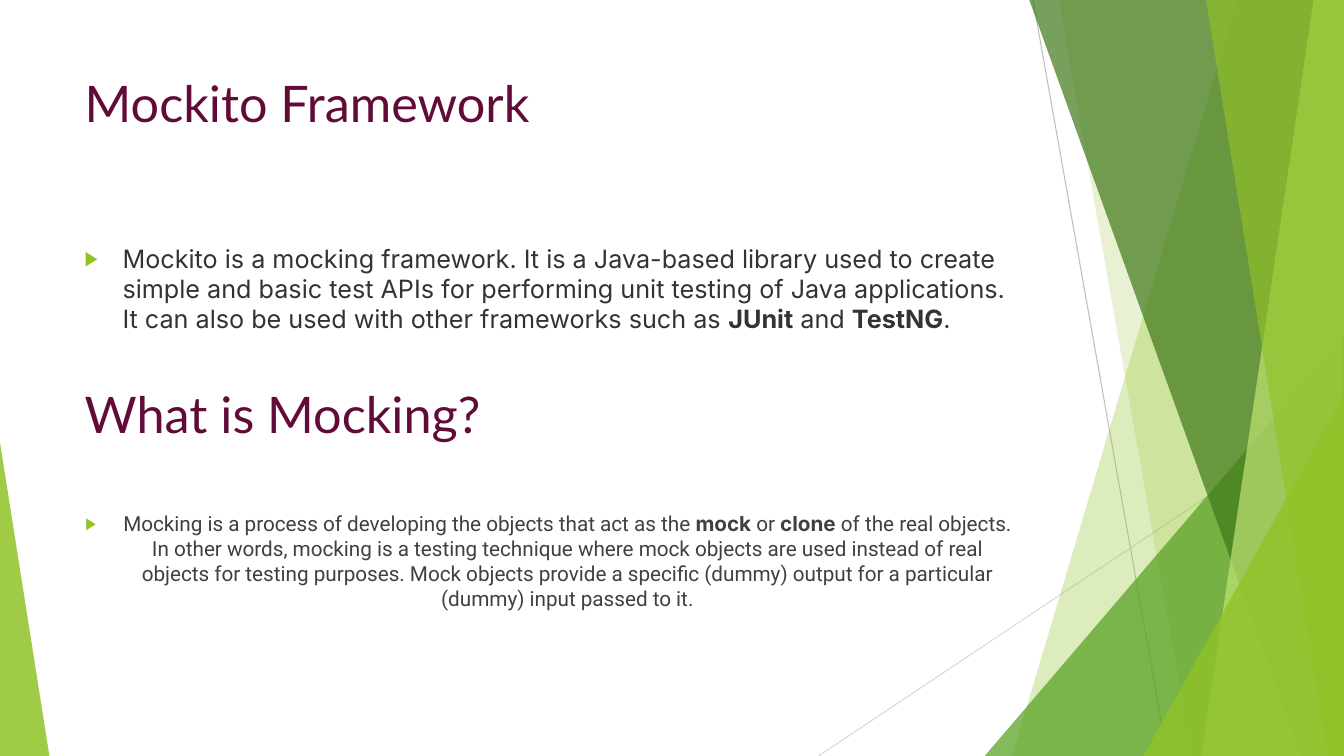
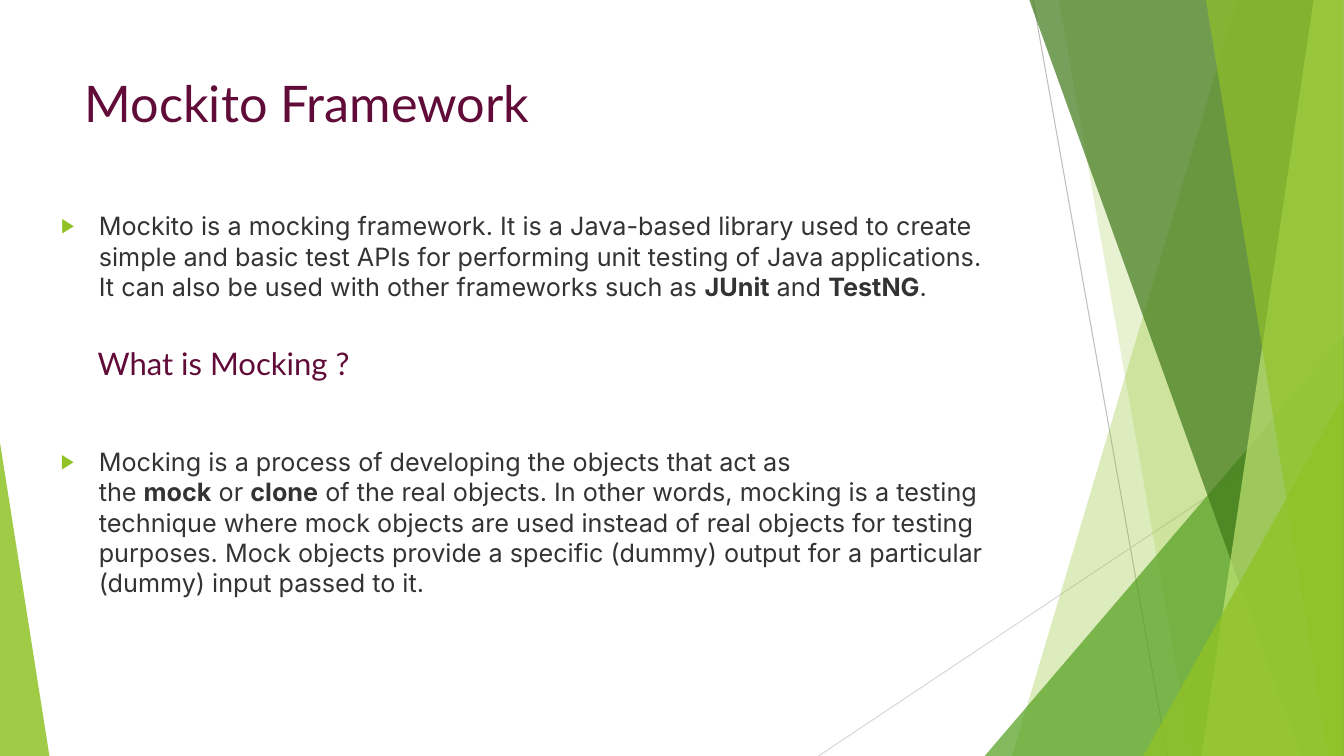
Before and after one commit to madhav123/junit5-ex, a slide deck: slide 9 of Junit5-indtoduction.pptx (slide 8 before the commit). Drawn at 1344x756 pixels with LibreOffice and Linux fonts; fonts in the diff are those of the drawing. Boxes give left, top, right and bottom in pixels: in the first picture for what was removed or moved away, otherwise in the second. Text is boxed around its words. In the diff, an @@ line names an element or a change of style, - is before the commit and + after.

```diff
--- a/Junit5-indtoduction.pptx
+++ b/Junit5-indtoduction.pptx
@@ text "Mockito is a mocking framework. ...": place and size @@
-text "Mockito is a mocking framework. ..." at (123,249,1005,329)
+text "Mockito is a mocking framework. ..." at (99,216,982,297)
@@ text at (98,352,328,381): text changed; size 36 to 22.2 pt @@
-What is Mocking?
+What is Mocking ?
@@ text "Mocking is a process of ...": place and size @@
-text "Mocking is a process of ..." at (123,515,1011,611)
+text "Mocking is a process of ..." at (99,452,982,567)
@@ text "Mocking is a process of ..." at (99,452,982,567): size 14.8 to 18 pt, font Roboto to Inter, text colour #404040 to #333333; alignment centre to left @@
```
Also in this commit, not shown: 1 other slide changed, 4 slides added, 1 slide removed, 1 other file.
